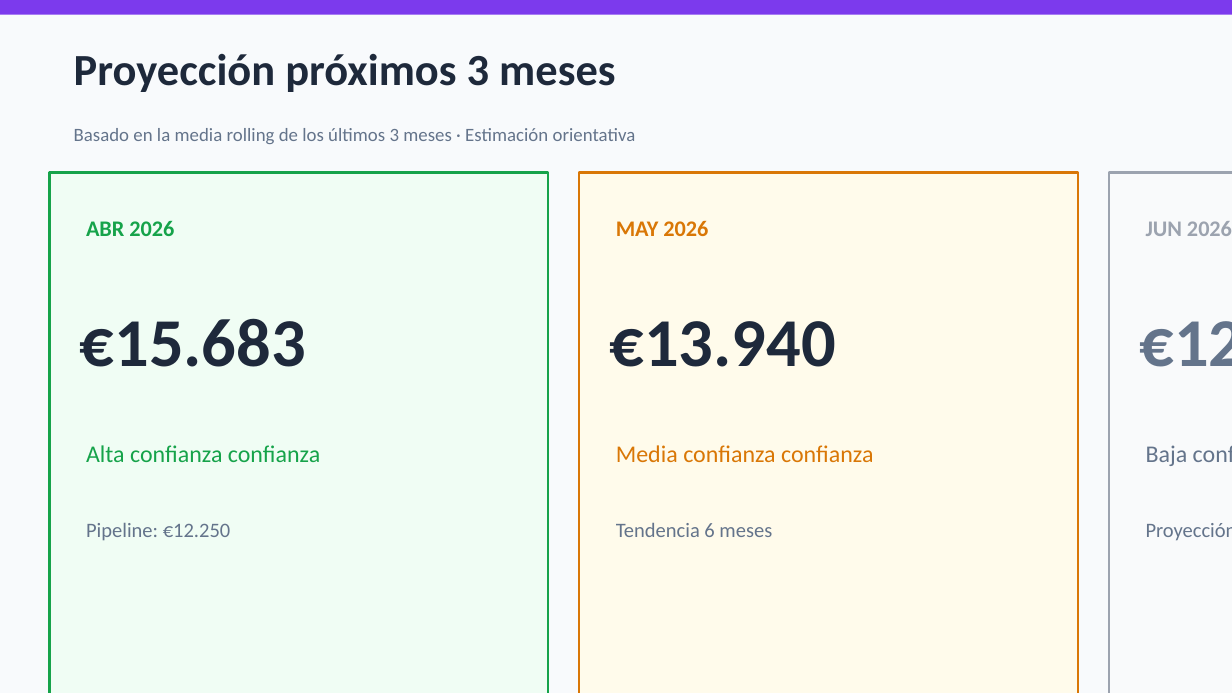
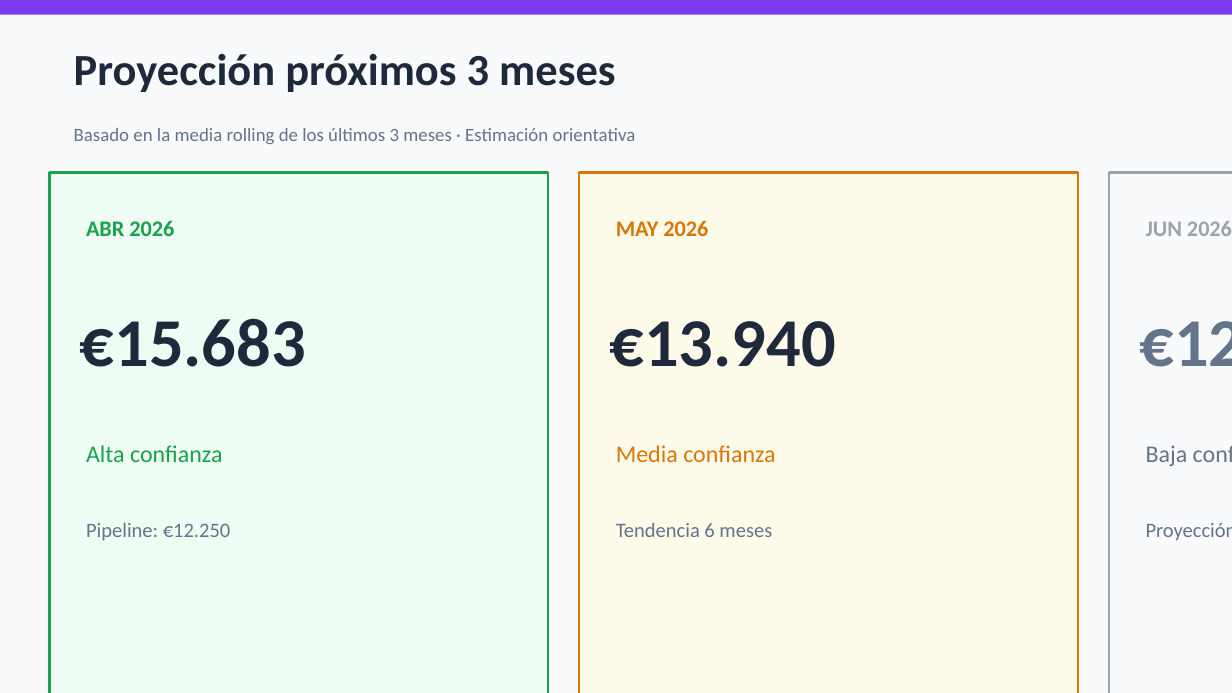
Before and after one commit to simonwertheimer29/FYLLIO, a slide deck: slide 8 of scripts/output/demo_marzo_2026.pptx. Drawn at 1232x693 pixels with LibreOffice and Linux fonts; fonts in the diff are those of the drawing. Boxes give left, top, right and bottom in pixels: in the first picture for what was removed or moved away, otherwise in the second. Text is boxed around its words. In the diff, an @@ line names an element or a change of style, - is before the commit and + after.

```diff
--- a/scripts/output/demo_marzo_2026.pptx
+++ b/scripts/output/demo_marzo_2026.pptx
@@ text at [86,445,222,462]: text changed @@
-Alta confianza confianza
+Alta confianza
@@ text at [616,445,775,462]: text changed @@
-Media confianza confianza
+Media confianza
```
Also in this commit, not shown: 15 other files.
